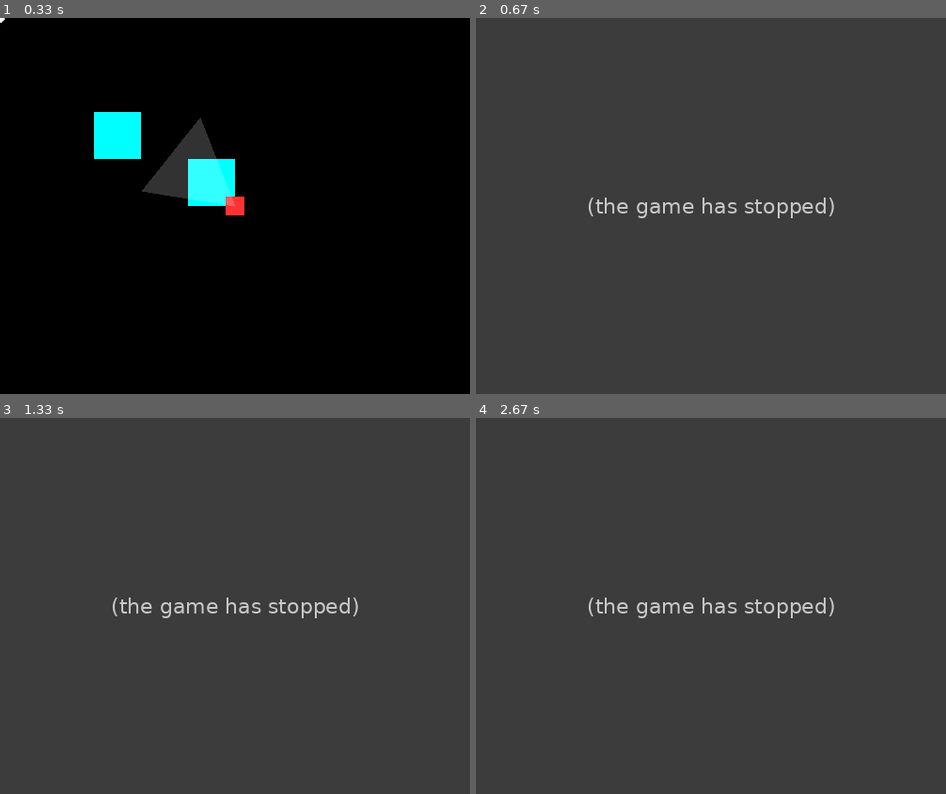
Above: before the commit, frames 1-4 (two rows, left to right).
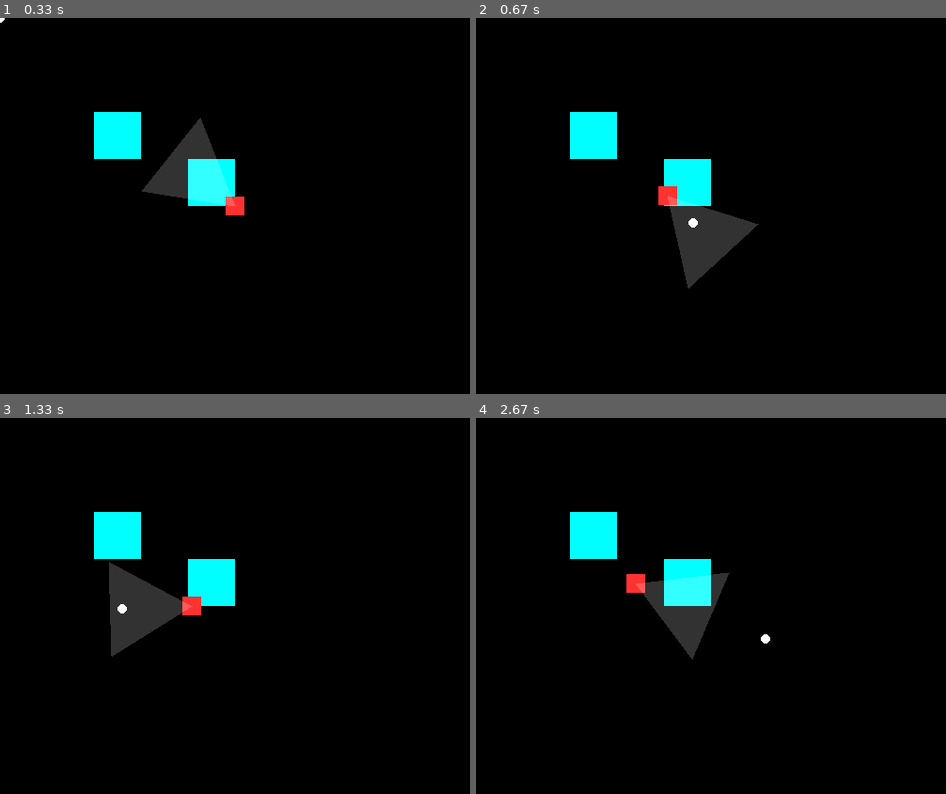
Above: after the commit, the same moments.

Repository: slalomsquid/2DShooter
Game: pygame game, started from main.py
Two runs of this game, one before a commit and one after it. Both use one fixed random seed, a clock stepped at 60 frames per second and the inputs below.
Inputs (mouse positions are in pixels of both pictures, inside the frame that each line leads up to):
- Up to frame 1 (0.33 s): no input
- Up to frame 2 (0.67 s): hold Esc from 0.33 s (still down); hold Right from 0.33 s (still down); move the mouse to (692, 221) at 0.37 s
- Up to frame 3 (1.33 s): release Esc at 0.8 s; release Right at 0.8 s; tap W at 0.83 s; hold Right from 1.17 s (still down); move the mouse to (122, 609) at 1.2 s
- Up to frame 4 (2.67 s): release Right at 1.63 s; hold Up 1.67-1.97 s; move the mouse to (565, 549) at 1.7 s; hold Right 2-2.47 s; move the mouse to (781, 474) at 2.03 s; hold Left from 2.5 s (still down); move the mouse to (767, 639) at 2.53 s

Frame 1 is identical in both runs. In frame 2, 98% of the frame differs, in the area x 0-100%, y 0-100%; in frame 3, 98%; in frame 4, 99%.
Before the commit the program exited at 0.33 s; later frames show no game.

Commit message:
Moved player control to seperate file and part of class

Diff:
--- a/main.py
+++ b/main.py
@@ -1,6 +1,7 @@
 import pygame
 from pygameUtils import *
 import keybinds
+from player import Player
 
 pygame.init()
 clock = pygame.time.Clock()
@@ -21,20 +22,6 @@
         self.size_y = size_y
         self.color = color
         self.texture = texture
-
-class Player():
-    def __init__(self, x, y, size_x, size_y, color=(255, 50, 50), texture=None, speed=200):
-        super().__init__()
-        self.x = x
-        self.y = y
-        self.size_x = size_x
-        self.size_y = size_y
-        self.color = color
-        self.texture = texture
-        self.speed = speed
-        self.rotation = 0
-        self.health = 100
-        self.view_distance = 100
 
 blocks = [Block(100, 100, 50, 50), Block(200, 150, 50, 50)]
 
@@ -79,26 +66,11 @@
 
     keys = pygame.key.get_pressed()
 
-    if any(keys[k] for k in keybinds.exit):
-        running = False
-    if any(keys[k] for k in keybinds.up):
-        # Multiply by dt to make 10 px / s
-        # player.y -= player.speed * delta_time
-        player.x, player.y = move_at_angle(np.array([player.x, player.y]), player.rotation, player.speed * delta_time)
-    if any(keys[k] for k in keybinds.down):
-        # player.y += player.speed * delta_time
-        player.x, player.y = move_at_angle(np.array([player.x, player.y]), player.rotation + 180, player.speed * delta_time)
-    if any(keys[k] for k in keybinds.left):
-        # player.x -= player.speed * delta_time
-        player.x, player.y = move_at_angle(np.array([player.x, player.y]), player.rotation - 90, player.speed * delta_time)
-    if any(keys[k] for k in keybinds.right):
-        # player.x += player.speed * delta_time
-        player.x, player.y = move_at_angle(np.array([player.x, player.y]), player.rotation + 90, player.speed * delta_time)
+    player.handle_keys(keys, delta_time)
 
+    player.handle_mouse(mouse_pos, mouse_rel)
 
     # Frame process logic
-
-    player.rotation = vector_to_angle(np.array(mouse_pos) - np.array([player.x, player.y]))
 
     view_left = player.rotation - 30
     view_right = player.rotation + 30
--- /dev/null
+++ b/player.py
@@ -0,0 +1,39 @@
+import keybinds
+from pygameUtils import *
+
+class Player():
+    def __init__(self, x, y, size_x, size_y, color=(255, 50, 50), texture=None, speed=200):
+        super().__init__()
+        self.x = x
+        self.y = y
+        self.size_x = size_x
+        self.size_y = size_y
+        self.color = color
+        self.texture = texture
+        self.speed = speed
+        self.rotation = 0
+        self.target_rotation = 0
+        self.max_rotation_speed = 0
+        self.health = 100
+        self.view_distance = 100
+
+    def handle_keys(self, keys, delta_time):
+        if any(keys[k] for k in keybinds.exit):
+            running = False
+        if any(keys[k] for k in keybinds.up):
+            # Multiply by dt to make 10 px / s
+            # player.y -= player.speed * delta_time
+            self.x, self.y = move_at_angle(np.array([self.x, self.y]), self.rotation, self.speed * delta_time)
+        if any(keys[k] for k in keybinds.down):
+            # self.y += self.speed * delta_time
+            self.x, self.y = move_at_angle(np.array([self.x, self.y]), self.rotation + 180, self.speed * delta_time)
+        if any(keys[k] for k in keybinds.left):
+            # self.x -= self.speed * delta_time
+            self.x, self.y = move_at_angle(np.array([self.x, self.y]), self.rotation - 90, self.speed * delta_time)
+        if any(keys[k] for k in keybinds.right):
+            # self.x += self.speed * delta_time
+            self.x, self.y = move_at_angle(np.array([self.x, self.y]), self.rotation + 90, self.speed * delta_time)
+
+    def handle_mouse(self, mouse_pos, mouse_rel):
+        self.target_rotation = vector_to_angle(np.array(mouse_pos) - np.array([self.x, self.y]))
+        self.rotation = self.target_rotation
